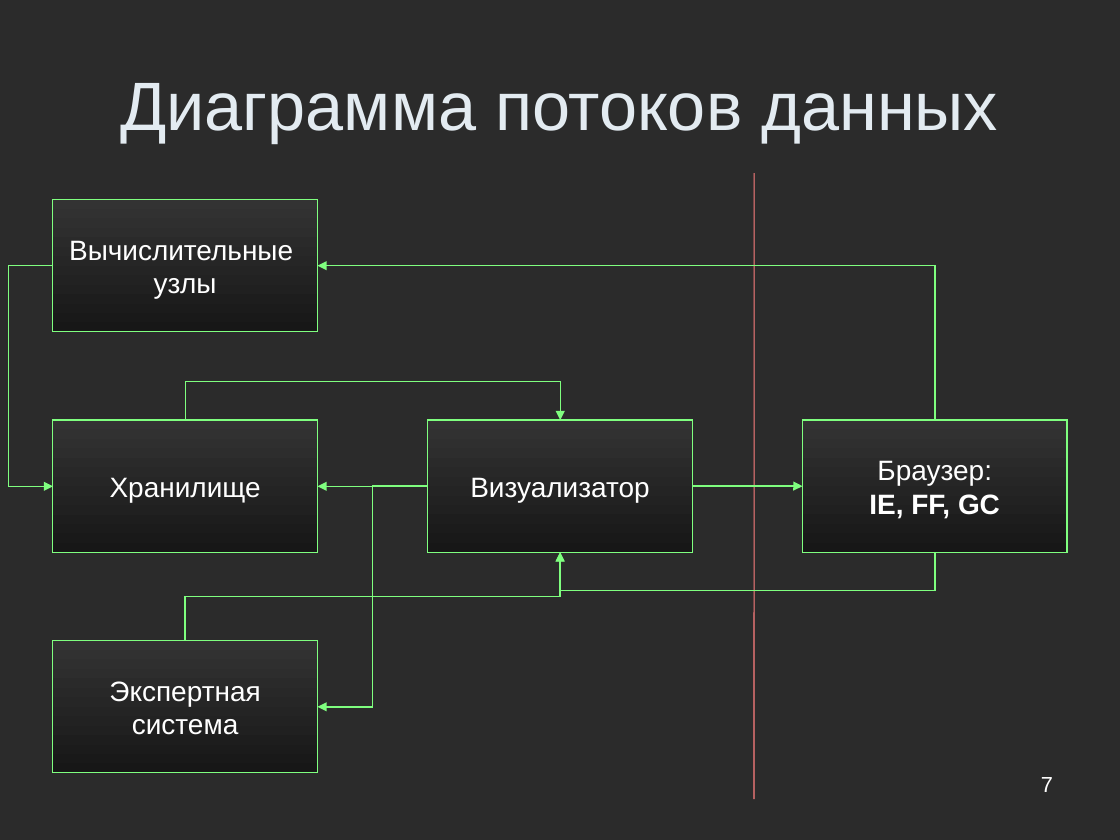
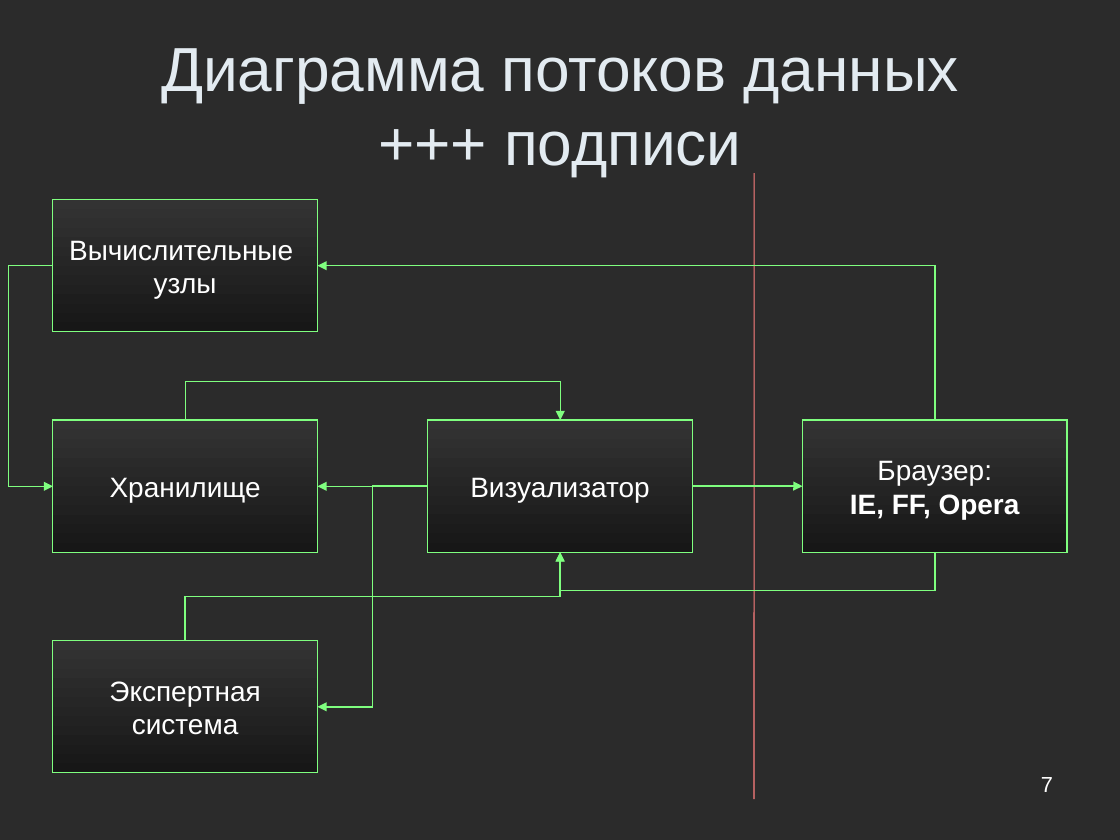
Before and after one commit to Jacobi20/nano-vis, a slide deck: slide 7 of trunk/docs/cys2010.ppt. Drawn at 1120x840 pixels with LibreOffice and Linux fonts; fonts in the diff are those of the drawing; background and template pictures are left out; a plain dark background stands for a picture behind light text. Boxes give left, top, right and bottom in pixels: in the first picture for what was removed or moved away, otherwise in the second. Text is boxed around its words. In the diff, an @@ line names an element or a change of style, - is before the commit and + after.

```diff
--- a/trunk/docs/cys2010.ppt
+++ b/trunk/docs/cys2010.ppt
@@ title at (161,48,959,176): text changed; size 44 to 40 pt @@
-Диаграмма потоков данных
+Диаграмма потоков данных
++++ подписи
@@ text in rectangle at (850,494,1020,519): text changed @@
-IE, FF, GC
+IE, FF, Opera
```
Also in this commit, not shown: 6 other slides changed, 3 slides added, 1 slide removed, 7 other files.
